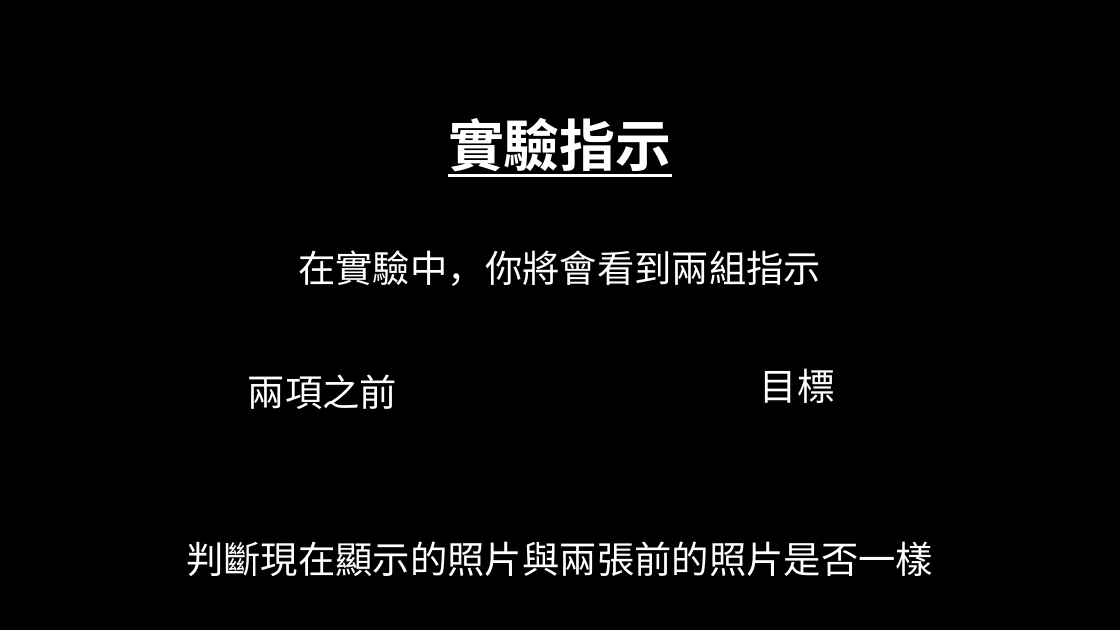
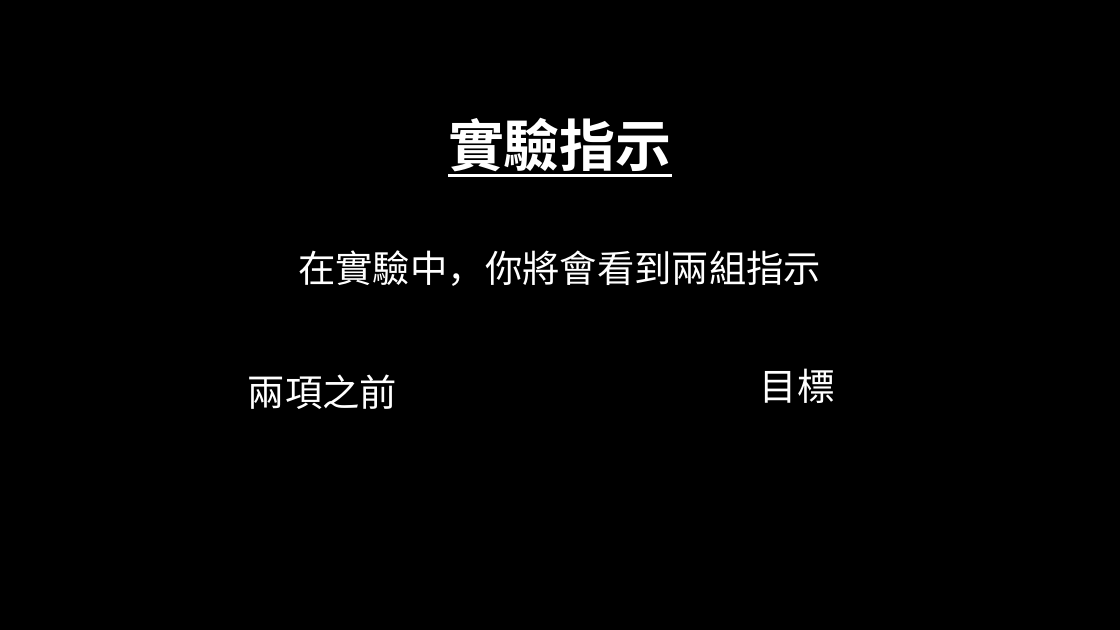
Before and after one commit to jocelynto/collab, a slide deck: slide 1 of nback-master-new/nback_task_instruction.pptx. Drawn at 1120x630 pixels with LibreOffice and Linux fonts; fonts in the diff are those of the drawing. Boxes give left, top, right and bottom in pixels: in the first picture for what was removed or moved away, otherwise in the second. Text is boxed around its words. In the diff, an @@ line names an element or a change of style, - is before the commit and + after.

```diff
--- a/nback-master-new/nback_task_instruction.pptx
+++ b/nback-master-new/nback_task_instruction.pptx
@@ text removed at [186, 541, 933, 576] @@
-判斷現在顯示的照片與兩張前的照片是否一樣
```
Also in this commit, not shown: 1 other slide changed, 2 slides added, 1 other file.
